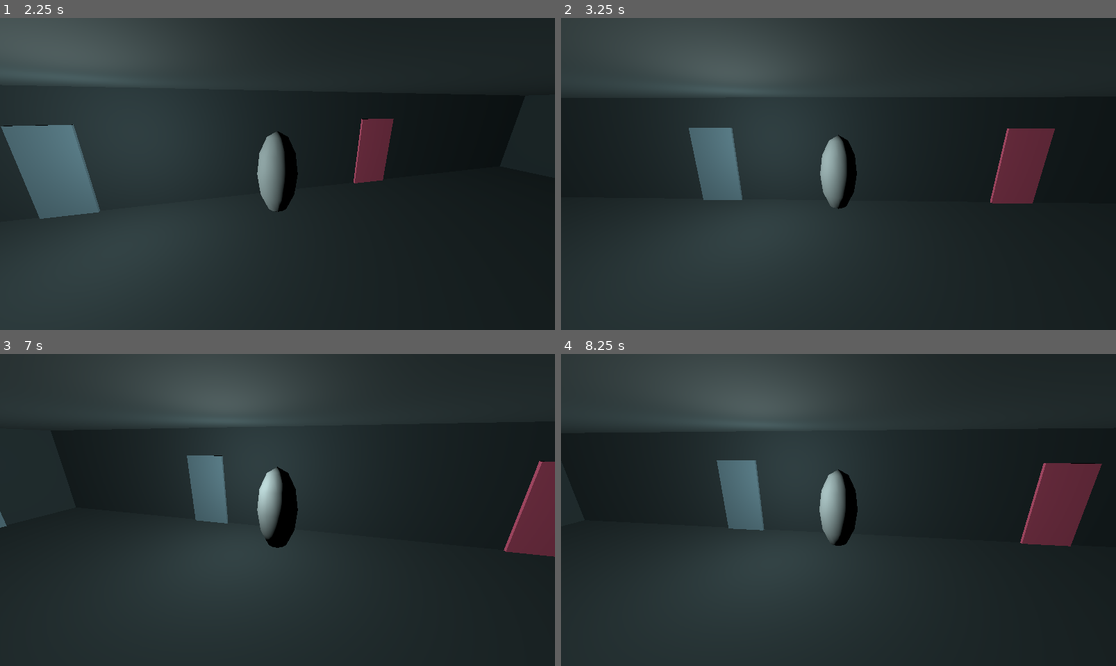
Above: before the commit, frames 1-4 (two rows, left to right).
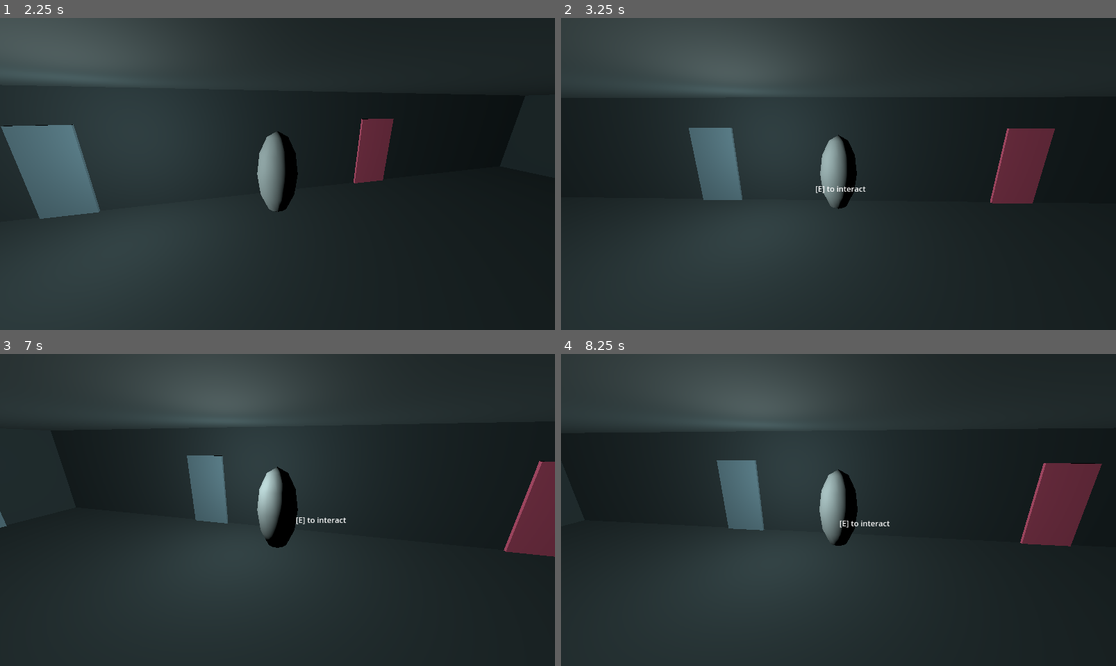
Above: after the commit, the same moments.

Repository: Tyger8540/dress-til-you-drop
Game: Godot game, scene res://scenes/hallway.tscn
Two runs of this game, one before a commit and one after it. Both use one fixed random seed, a clock stepped at 60 frames per second and the inputs below.
Inputs (mouse positions are in pixels of both pictures, inside the frame that each line leads up to):
- Up to frame 1 (2.25 s): tap Enter (ui_accept) at 0.5, 0.77, 1.52 s; move the mouse to (399, 158) at 0.52 s; hold D (move_right) 0.53-1.28 s; hold E (interact) 0.53-1.28 s; click (399, 158) at 0.67 s; move the mouse to (166, 189) at 1.27 s; hold S (move_backward) 1.28-2.03 s; tap E (interact) at 1.35 s; move the mouse to (333, 105) at 2.02 s; hold D (move_right) from 2.03 s (still down); hold E (interact) from 2.03 s (still down)
- Up to frame 2 (3.25 s): move the mouse to (810, 236) at 2.77 s; release D (move_right) at 2.78 s; release E (interact) at 2.78 s; hold W (move_forward) from 2.78 s (still down); tap E (interact) at 2.85 s; click (810, 236) at 2.92 s; tap Enter (ui_accept) at 3.02 s
- Up to frame 3 (7 s): move the mouse to (444, 556) at 3.52 s; release W (move_forward) at 3.53 s; hold E (interact) 3.53-4.28 s; hold A (move_left) 3.53-5.03 s; tap Enter (ui_accept) at 3.77, 4.52, 6.02, 6.77 s; move the mouse to (111, 463) at 4.27 s; tap E (interact) at 4.35, 5.85 s; move the mouse to (305, 510) at 5.02 s; hold S (move_backward) 5.03-5.78 s; hold E (interact) 5.03-5.78 s; click (305, 510) at 5.17 s; move the mouse to (194, 432) at 5.77 s; hold D (move_right) 5.78-6.53 s; move the mouse to (399, 494) at 6.52 s; hold W (move_forward) from 6.53 s (still down); hold E (interact) from 6.53 s (still down)
- Up to frame 4 (8.25 s): move the mouse to (727, 525) at 7.27 s; release W (move_forward) at 7.28 s; release E (interact) at 7.28 s; hold D (move_right) 7.28-8.03 s; tap E (interact) at 7.35 s; click (727, 525) at 7.42 s; tap Enter (ui_accept) at 7.52 s; move the mouse to (894, 441) at 8.02 s; hold S (move_backward) from 8.03 s (still down); hold E (interact) from 8.03 s (still down)

Frame 1 is identical in both runs. In frame 2, less than 0.1% of the frame differs, in the area x 45-55%, y 53-57%; in frame 3, less than 0.1%; in frame 4, less than 0.1%, in the area x 50-60%, y 53-56%.

Commit message:
Added Interactions to Minigame and Closet Doors

Diff:
--- a/dress-til-you-drop/interaction/interaction area/interaction_area.gd
+++ b/dress-til-you-drop/interaction/interaction area/interaction_area.gd
@@ -5,6 +5,8 @@
 
 @export var action_name: String = "interact"
 @export var dialog: Array[String]
+@export var accessible: bool  # allows player to enter the area connected to this InteractionArea
+@export var connected_area: PackedScene
 
 
 var interact: Callable = func():
@@ -12,7 +14,9 @@
 		var dialog_box: DialogBox = spawn_dialog_box()
 		await dialog_box.dialog.dialog_finished
 		dialog_box.queue_free()
-		print("yippee")
+	if accessible:
+		# change to the connected scene
+		get_tree().change_scene_to_packed(connected_area)  # TODO maybe change based on scene changing logic
 
 
 func spawn_dialog_box() -> DialogBox:
--- a/dress-til-you-drop/scenes/dialog_box.tscn
+++ b/dress-til-you-drop/scenes/dialog_box.tscn
@@ -4,18 +4,30 @@
 [ext_resource type="Script" uid="uid://b5m63q5oo47kf" path="res://scripts/dialog.gd" id="2_df88m"]
 
 [node name="DialogBox" type="Panel" node_paths=PackedStringArray("dialog")]
-offset_right = 400.0
-offset_bottom = 200.0
+anchors_preset = 7
+anchor_left = 0.5
+anchor_top = 1.0
+anchor_right = 0.5
+anchor_bottom = 1.0
+offset_left = -200.0
+offset_top = -200.0
+offset_right = 200.0
+grow_horizontal = 2
+grow_vertical = 0
 script = ExtResource("1_tihiy")
 dialog = NodePath("Dialog")
 
 [node name="Dialog" type="RichTextLabel" parent="."]
 layout_mode = 0
-offset_right = 400.0
-offset_bottom = 200.0
+offset_left = 10.0
+offset_top = 10.0
+offset_right = 390.0
+offset_bottom = 190.0
 text = "Hello world, this is sample text to test out the dialogue system!!
 
 Yippeeeeeeee"
+horizontal_alignment = 1
+vertical_alignment = 1
 visible_characters = 0
 visible_ratio = 0.0
 script = ExtResource("2_df88m")
--- a/dress-til-you-drop/scenes/hallway.tscn
+++ b/dress-til-you-drop/scenes/hallway.tscn
@@ -1,8 +1,9 @@
-[gd_scene load_steps=28 format=3 uid="uid://drq47eo7tin14"]
+[gd_scene load_steps=29 format=3 uid="uid://drq47eo7tin14"]
 
 [ext_resource type="Script" uid="uid://cm5tsyihtd36p" path="res://scripts/camera_controller.gd" id="1_h81ti"]
 [ext_resource type="PackedScene" uid="uid://bmd45oqbmm5e" path="res://scenes/player.tscn" id="1_owcqv"]
 [ext_resource type="PackedScene" uid="uid://f6sftetqaoh1" path="res://interaction/interaction area/interaction_area.tscn" id="1_u7i40"]
+[ext_resource type="PackedScene" uid="uid://cm2b44johy1sv" path="res://scenes/closet.tscn" id="2_3w3tr"]
 
 [sub_resource type="BoxMesh" id="BoxMesh_u0cnw"]
 size = Vector3(1, 1, 2)
@@ -132,6 +133,7 @@
 
 [node name="InteractionArea3" parent="minigame3" instance=ExtResource("1_u7i40")]
 transform = Transform3D(-1, 0, 8.742278e-08, 0, 1, 0, -8.742278e-08, 0, -1, -0.005112648, 0, -0.0010011196)
+dialog = Array[String](["Minigame 3 door"])
 
 [node name="CollisionShape3D" type="CollisionShape3D" parent="minigame3/InteractionArea3"]
 transform = Transform3D(1, 0, 0, 0, 1, 0, 0, 0, 1, 0.40878734, 0.014877319, -0.0010986328)
@@ -145,6 +147,7 @@
 
 [node name="InteractionArea2" parent="minigame2" instance=ExtResource("1_u7i40")]
 transform = Transform3D(1, 0, 0, 0, 1, 0, 0, 0, 1, -0.0051122606, 0, -0.0010012388)
+dialog = Array[String](["Minigame 2 door"])
 
 [node name="CollisionShape3D" type="CollisionShape3D" parent="minigame2/InteractionArea2"]
 transform = Transform3D(1, 0, 0, 0, 1, 0, 0, 0, 1, 0.40878734, 0.014877319, -0.0010986328)
@@ -155,11 +158,11 @@
 [node name="CollisionShape3D" type="CollisionShape3D" parent="minigame2/StaticBody3D"]
 shape = SubResource("ConcavePolygonShape3D_w57m6")
 
-[node name="photoshoot#InteractionArea" parent="." instance=ExtResource("1_u7i40")]
+[node name="PhotoshootInteractionArea" parent="." instance=ExtResource("1_u7i40")]
 transform = Transform3D(-1.0000001, 0, 8.742278e-08, 0, 1, 0, -8.742278e-08, 0, -1, 0, 0, 0)
 
-[node name="photoshoot_InteractionArea#CollisionShape3D" type="CollisionShape3D" parent="."]
-transform = Transform3D(1, 0, 0, 0, 1, 0, -7.1054274e-15, 0, 1, 0.45536017, 0.014877319, -0.0010986328)
+[node name="CollisionShape3D" type="CollisionShape3D" parent="PhotoshootInteractionArea"]
+transform = Transform3D(-0.9999999, 0, -8.742277e-08, 0, 1, 0, 8.742278e-08, 0, -1, -0.4553601, 0.014877319, 0.0010986726)
 shape = SubResource("BoxShape3D_3w3tr")
 
 [node name="minigame1" type="MeshInstance3D" parent="."]
@@ -170,7 +173,7 @@
 
 [node name="InteractionArea" parent="minigame1" instance=ExtResource("1_u7i40")]
 transform = Transform3D(1, 0, 0, 0, 1, 0, 0, 0, 1, -0.6441581, 0, 0)
-dialogue = Array[String](["This is minigame 1"])
+dialog = Array[String](["Minigame 1 door"])
 
 [node name="CollisionShape3D" type="CollisionShape3D" parent="minigame1/InteractionArea"]
 transform = Transform3D(1, 0, 0, 0, 1, 0, 0, 0, 1, 1.0273799, 0.014877319, -0.0010986328)
@@ -225,6 +228,9 @@
 
 [node name="InteractionArea" parent="walls/MeshInstance3D3/closet" instance=ExtResource("1_u7i40")]
 transform = Transform3D(-1, 0, 8.7422784e-08, 0, 1, 0, -8.742278e-08, 0, -1, 0, 0, 0)
+dialog = Array[String](["This is your closet!", "Let's see what's inside!"])
+accessible = true
+connected_area = ExtResource("2_3w3tr")
 
 [node name="CollisionShape3D" type="CollisionShape3D" parent="walls/MeshInstance3D3/closet/InteractionArea"]
 transform = Transform3D(1, 0, 0, 0, 1, 0, 0, 0, 1, 0.3951559, 0.014877319, -0.0010986328)
